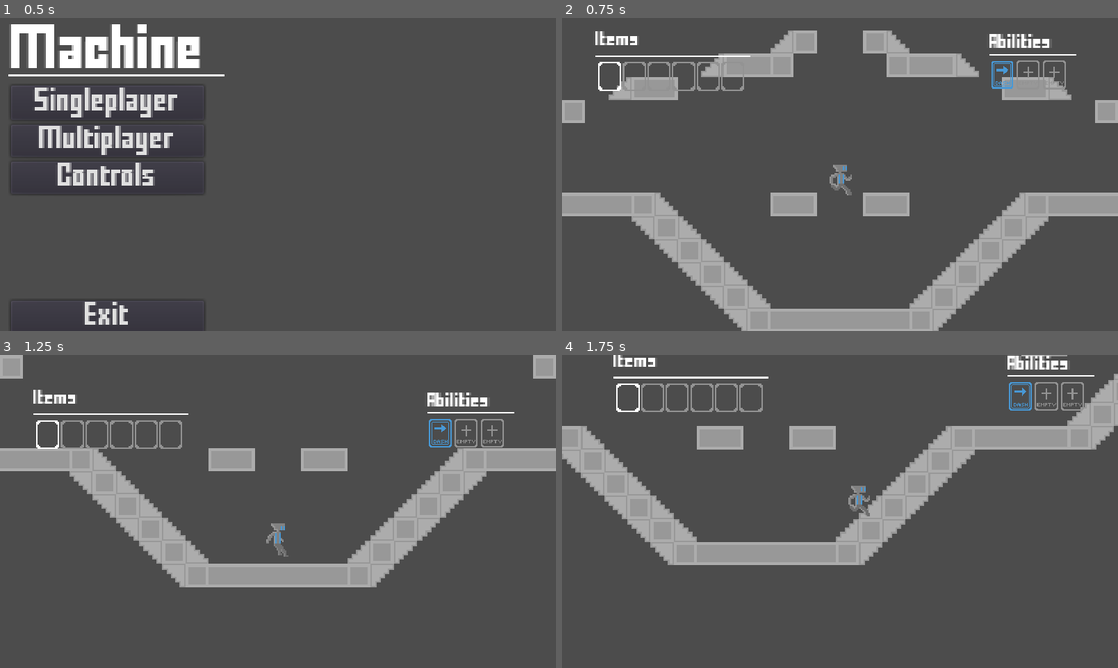
Above: before the commit, frames 1-4 (two rows, left to right).
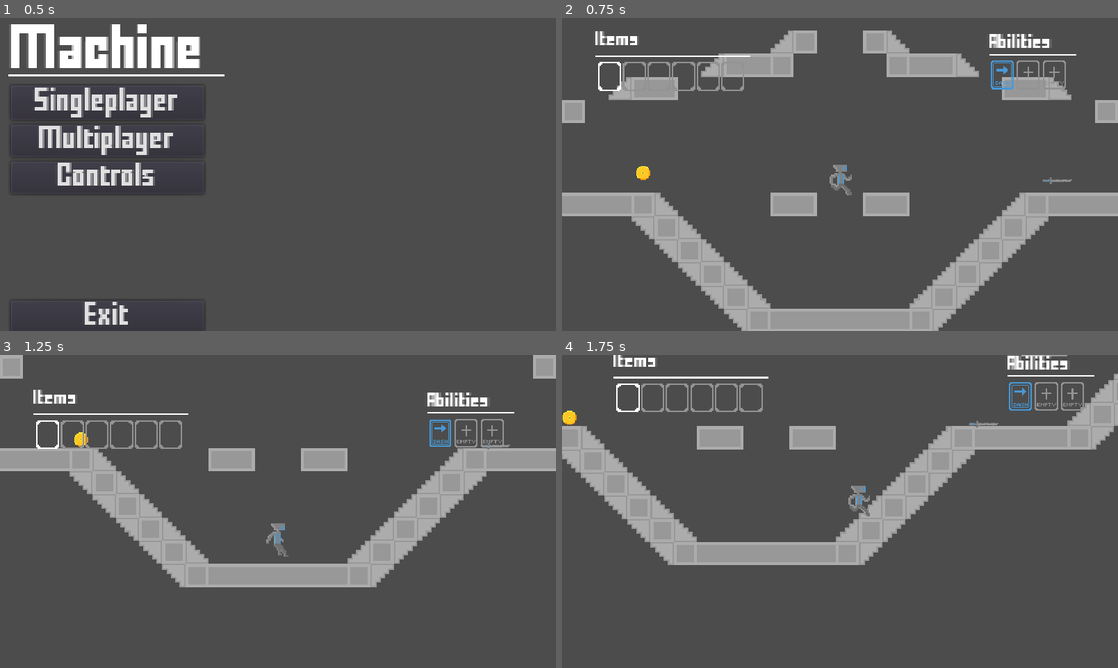
Above: after the commit, the same moments.

Repository: LQR471814/Machine
Game: Godot game, scene res://Menu.tscn
Same seed, same stepped clock (60 frames per second), same inputs: the game is played once before the commit and once after it.
Inputs:
- Up to frame 1 (0.5 s): no input
- Up to frame 2 (0.75 s): click "Singleplayer" at 0.5 s
- Up to frame 3 (1.25 s): no input
- Up to frame 4 (1.75 s): hold Right (ui_right) from 1.28 s (still down); tap Q (drop_item) at 1.35 s; tap Up (ui_up) at 1.52 s

Frame 1 is identical in both runs. In frame 2, 0.3% of the frame differs, in the area x 13-92%, y 13-54%; in frame 3, 0.2%; in frame 4, 0.2%.
Error before the commit: Invalid get index 'collisionShape' (on base: 'Dictionary'). (res://src/ItemScript.gd:20)

Commit message:
Fixed up the item system, it now seperates different items by scene

Diff:
--- a/Client.tscn
+++ b/Client.tscn
@@ -54,6 +54,11 @@
 
 [sub_resource type="SpriteFrames" id=6]
 animations = [ {
+"frames": [ ExtResource( 30 ) ],
+"loop": true,
+"name": "Acceleration",
+"speed": 5.0
+}, {
 "frames": [ ExtResource( 9 ) ],
 "loop": true,
 "name": "Crouch",
@@ -68,11 +73,6 @@
 "loop": true,
 "name": "Run",
 "speed": 8.0
-}, {
-"frames": [ ExtResource( 30 ) ],
-"loop": true,
-"name": "Acceleration",
-"speed": 5.0
 } ]
 
 [sub_resource type="Animation" id=7]
@@ -298,7 +298,6 @@
 scale = Vector2( 0.5, 0.5 )
 frames = SubResource( 9 )
 animation = "DashReady"
-frame = 2
 playing = true
 
 [node name="Empty_0" type="VBoxContainer" parent="Player/Cooldowns/Container/Cooldowns"]
--- /dev/null
+++ b/items/Sword.tscn
@@ -0,0 +1,45 @@
+[gd_scene load_steps=7 format=2]
+
+[ext_resource path="res://assets/items/sword_0/Sword_0.png" type="Texture" id=1]
+[ext_resource path="res://src/ItemScript.gd" type="Script" id=2]
+[ext_resource path="res://src/ItemRigidBody.gd" type="Script" id=3]
+
+[sub_resource type="SpriteFrames" id=1]
+animations = [ {
+"frames": [ ExtResource( 1 ) ],
+"loop": true,
+"name": "default",
+"speed": 5.0
+} ]
+
+[sub_resource type="RectangleShape2D" id=2]
+extents = Vector2( 8, 4 )
+
+[sub_resource type="RectangleShape2D" id=3]
+extents = Vector2( 22, 4 )
+
+[node name="Item" type="RigidBody2D"]
+gravity_scale = 3.0
+script = ExtResource( 3 )
+scenePath = "res://items/Sword.tscn"
+spritePath = "res://assets/items/sword_0/Sword_0.png"
+durability = 100.0
+damage = 10.0
+
+[node name="Item" type="Area2D" parent="."]
+scale = Vector2( 0.75, 0.75 )
+collision_layer = 3
+collision_mask = 3
+script = ExtResource( 2 )
+
+[node name="Sprite" type="AnimatedSprite" parent="Item"]
+rotation = 0.785398
+frames = SubResource( 1 )
+
+[node name="Collision" type="CollisionShape2D" parent="Item"]
+scale = Vector2( 2, 2 )
+shape = SubResource( 2 )
+
+[node name="PhysicsCollision" type="CollisionShape2D" parent="."]
+scale = Vector2( 0.5, 0.5 )
+shape = SubResource( 3 )
--- a/items/index.json
+++ /dev/null
@@ -1,4 +0,0 @@
-{
-    "-1":"res://items/test_item.json",
-    "0":"res://items/sword_0.json"
-}
--- a/items/sword_0.json
+++ /dev/null
@@ -1,10 +0,0 @@
-{
-    "held": true,
-    "type": 0,
-    "durability": 100,
-    "damage": 10,
-    "sprite": "res://assets/items/sword_0/sword_0.png",
-    "itemCollision":[4, 4],
-    "physicsCollision":[22, 4],
-    "spriteRotation":45
-}
--- /dev/null
+++ b/items/test.tscn
@@ -0,0 +1,46 @@
+[gd_scene load_steps=7 format=2]
+
+[ext_resource path="res://assets/items/test/test_item.png" type="Texture" id=1]
+[ext_resource path="res://src/ItemScript.gd" type="Script" id=2]
+[ext_resource path="res://src/ItemRigidBody.gd" type="Script" id=3]
+
+[sub_resource type="SpriteFrames" id=1]
+animations = [ {
+"frames": [ ExtResource( 1 ) ],
+"loop": true,
+"name": "default",
+"speed": 5.0
+} ]
+
+[sub_resource type="RectangleShape2D" id=2]
+extents = Vector2( 5.33333, 5.33333 )
+
+[sub_resource type="CircleShape2D" id=3]
+radius = 12.1655
+
+[node name="Item" type="RigidBody2D"]
+gravity_scale = 3.0
+script = ExtResource( 3 )
+scenePath = "res://items/test.tscn"
+spritePath = "res://assets/items/test/test_item.png"
+held = true
+type = -1
+durability = -1.0
+damage = -1.0
+
+[node name="Item" type="Area2D" parent="."]
+scale = Vector2( 0.75, 0.75 )
+collision_layer = 3
+collision_mask = 3
+script = ExtResource( 2 )
+
+[node name="Sprite" type="AnimatedSprite" parent="Item"]
+frames = SubResource( 1 )
+
+[node name="Collision" type="CollisionShape2D" parent="Item"]
+scale = Vector2( 2, 2 )
+shape = SubResource( 2 )
+
+[node name="PhysicsCollision" type="CollisionShape2D" parent="."]
+scale = Vector2( 0.5, 0.5 )
+shape = SubResource( 3 )
--- a/items/test_item.json
+++ /dev/null
@@ -1,10 +0,0 @@
-{
-    "held": false,
-    "type": -1,
-    "durability": -1,
-    "damage": -1,
-    "sprite": "res://assets/items/test/test_item.png",
-    "itemCollision":[4, 4],
-    "physicsCollision":[2, 4],
-    "spriteRotation":45
-}
--- a/maps/default/default.tscn
+++ b/maps/default/default.tscn
@@ -1,14 +1,13 @@
-[gd_scene load_steps=32 format=2]
-
-[ext_resource path="res://src/ItemScript.gd" type="Script" id=1]
+[gd_scene load_steps=28 format=2]
+
+[ext_resource path="res://items/Sword.tscn" type="PackedScene" id=1]
 [ext_resource path="res://assets/tiles/Block_1/Block_1.png" type="Texture" id=2]
 [ext_resource path="res://assets/tiles/Staircase_1/Staircase_1-0.png" type="Texture" id=3]
 [ext_resource path="res://assets/tiles/Staircase_1/Staircase_1-2.png" type="Texture" id=4]
 [ext_resource path="res://assets/tiles/Staircase_1/Staircase_1-1.png" type="Texture" id=5]
 [ext_resource path="res://assets/tiles/Staircase_1/Staircase_1-3.png" type="Texture" id=6]
-[ext_resource path="res://assets/items/sword_0/Sword_0.png" type="Texture" id=7]
+[ext_resource path="res://items/test.tscn" type="PackedScene" id=7]
 [ext_resource path="res://src/Map.gd" type="Script" id=9]
-[ext_resource path="res://src/ItemRigidBody.gd" type="Script" id=10]
 
 [sub_resource type="ConvexPolygonShape2D" id=1]
 points = PoolVector2Array( 0, 0, 16, 0, 16, 16, 0, 16 )
@@ -258,20 +257,6 @@
 } ]
 4/z_index = 0
 
-[sub_resource type="SpriteFrames" id=20]
-animations = [ {
-"frames": [ ExtResource( 7 ) ],
-"loop": true,
-"name": "default",
-"speed": 5.0
-} ]
-
-[sub_resource type="RectangleShape2D" id=21]
-extents = Vector2( 8, 4 )
-
-[sub_resource type="RectangleShape2D" id=22]
-extents = Vector2( 22, 4 )
-
 [node name="Map" type="Node2D"]
 script = ExtResource( 9 )
 
@@ -287,26 +272,8 @@
 
 [node name="Items" type="Node2D" parent="."]
 
-[node name="4" type="RigidBody2D" parent="Items"]
-position = Vector2( -26, -197 )
-script = ExtResource( 10 )
-
-[node name="Item" type="Area2D" parent="Items/4"]
-position = Vector2( 0, 90 )
-scale = Vector2( 0.75, 0.75 )
-collision_layer = 3
-collision_mask = 3
-script = ExtResource( 1 )
-
-[node name="Sprite" type="AnimatedSprite" parent="Items/4/Item"]
-rotation = 0.785398
-frames = SubResource( 20 )
-
-[node name="Collision" type="CollisionShape2D" parent="Items/4/Item"]
-scale = Vector2( 2, 2 )
-shape = SubResource( 21 )
-
-[node name="PhysicsCollision" type="CollisionShape2D" parent="Items/4"]
-position = Vector2( 0, 90 )
-scale = Vector2( 0.5, 0.5 )
-shape = SubResource( 22 )
+[node name="sword" parent="Items" instance=ExtResource( 1 )]
+position = Vector2( 150, 4 )
+
+[node name="test_item" parent="Items" instance=ExtResource( 7 )]
+position = Vector2( -136, -1 )
--- a/src/Item.gd
+++ b/src/Item.gd
@@ -7,12 +7,12 @@
 var durability : float
 var damage : float
 var sprite : String
-var collisionShape : Vector2
+var scene : String
 
-func _init(init_type : int, init_dura : float, init_damage : float, init_sprite : String, init_collisionShape : Vector2, init_held : bool):
+func _init(init_type : int, init_dura : float, init_damage : float, init_sprite : String, init_held : bool, init_scene : String):
 	type = init_type
 	held = init_held
 	durability = init_dura
 	damage = init_damage
 	sprite = init_sprite
-	collisionShape = init_collisionShape
+	scene = init_scene
--- a/src/ItemRigidBody.gd
+++ b/src/ItemRigidBody.gd
@@ -1,6 +1,11 @@
 extends RigidBody2D
 
-export var itemID : int
+export var scenePath : String
+export var spritePath : String
+export var held : bool
+export var type : int
+export var durability : float
+export var damage : float
 
 func _ready():
 	pass
--- a/src/ItemScript.gd
+++ b/src/ItemScript.gd
@@ -3,19 +3,15 @@
 var itemObject
 
 func _ready():
-	#? Construct item index
-	var itemIndex = {}
-	var fObj = File.new()
-	fObj.open("res://items/index.json", fObj.READ)
-	itemIndex = parse_json(fObj.get_as_text())
-	fObj.close()
+	#? Construct object based off of item configuration
+	print(get_parent().scenePath)
+	itemObject = preload("res://src/Item.gd").new(get_parent().type, get_parent().durability, get_parent().damage, get_parent().spritePath, get_parent().held, get_parent().scenePath)
 
-	#? Get item config file from item index
-	var itemConfig = {}
-	var itemFile = File.new()
-	itemFile.open(itemIndex[str(get_parent().itemID)], itemFile.READ)
-	itemConfig = parse_json(itemFile.get_as_text())
-	itemFile.close()
+	#? Misc Configuration
+	self.scale = Vector2(0.75, 0.75)
 
-	itemObject = preload("res://src/Item.gd").new(itemConfig["type"], itemConfig["durability"], itemConfig["damage"], itemConfig["sprite"], Vector2(itemConfig["collisionShape"][0], itemConfig["collisionShape"][1]), itemConfig["held"])
+	#? Set correct collision layer
+	self.set_collision_layer_bit(1, true)
+	self.set_collision_mask_bit(1, true)
+
 	self.connect("body_shape_entered", get_parent().get_parent().get_parent().get_parent().get_node("Player"), "handle_item_pickup", [self])
--- a/src/Player.gd
+++ b/src/Player.gd
@@ -219,46 +219,11 @@
 			var n = 0 #? Item Dropped node name
 			while true:
 				if get_parent().find_node("Items/" + str(n)) == null: #? if name n is availible
-					#? Init nodes
-					var itemPhysics = RigidBody2D.new()
-					var rigidBodyCollision = CollisionShape2D.new()
-					var rigidBodyCollisionShape = RectangleShape2D.new()
-
-					var itemNode = Area2D.new()
-					var collisionNode = CollisionShape2D.new()
-					var collisionShape = RectangleShape2D.new()
-					var animatedSprite = AnimatedSprite.new()
-					var spriteFrames = SpriteFrames.new()
-
-					#? Add sprite node
-					spriteFrames.add_frame("default", load(itemBar[selected_item].sprite), 0)
-					animatedSprite.frames = spriteFrames
-
-					#? Add item collision node
-					collisionShape.extents = Vector2(8, 8)
-					collisionNode.shape = collisionShape
-
-					#? Add Area2D Item node
-					itemNode.name = "Item"
-					itemNode.scale = Vector2(0.75, 0.75)
-					itemNode.set_script(load("res://src/ItemScript.gd"))
-					itemNode.set_collision_layer_bit(1, true)
-					itemNode.set_collision_mask_bit(1, true)
-
-					itemNode.add_child(animatedSprite)
-					itemNode.add_child(collisionNode)
-
-					#? Item Physics
-					rigidBodyCollisionShape.extents = itemBar[selected_item].collisionShape
-					rigidBodyCollision.shape = rigidBodyCollisionShape
-
-					itemPhysics.add_child(itemNode)
-					itemPhysics.add_child(rigidBodyCollision)
-					itemPhysics.position = self.position
-					itemPhysics.set_script(load("res://src/ItemRigidBody.gd"))
-					itemPhysics.itemID = int(itemBar[selected_item].type)
-
-					get_parent().get_node("Map").add_item(itemPhysics)
+					var item = load(itemBar[selected_item].scene).instance()
+					item.scenePath = itemBar[selected_item].scene
+					item.position = self.position
+
+					get_parent().get_node("Map").add_item(item)
 					pickupImmunity = PICKUP_IMMUNITY
 					break
 
